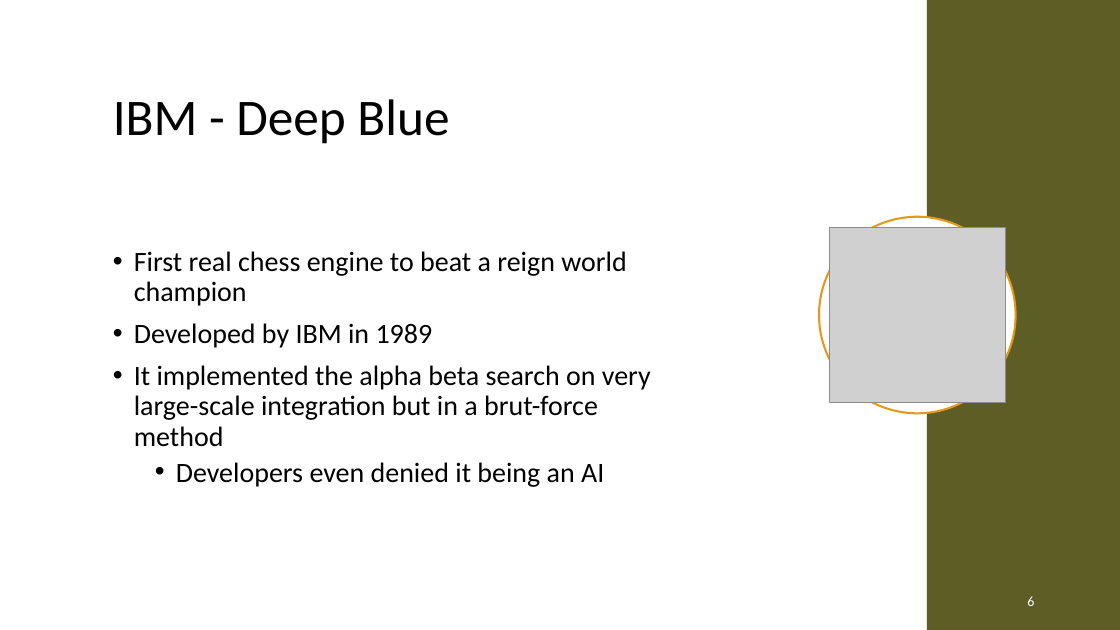
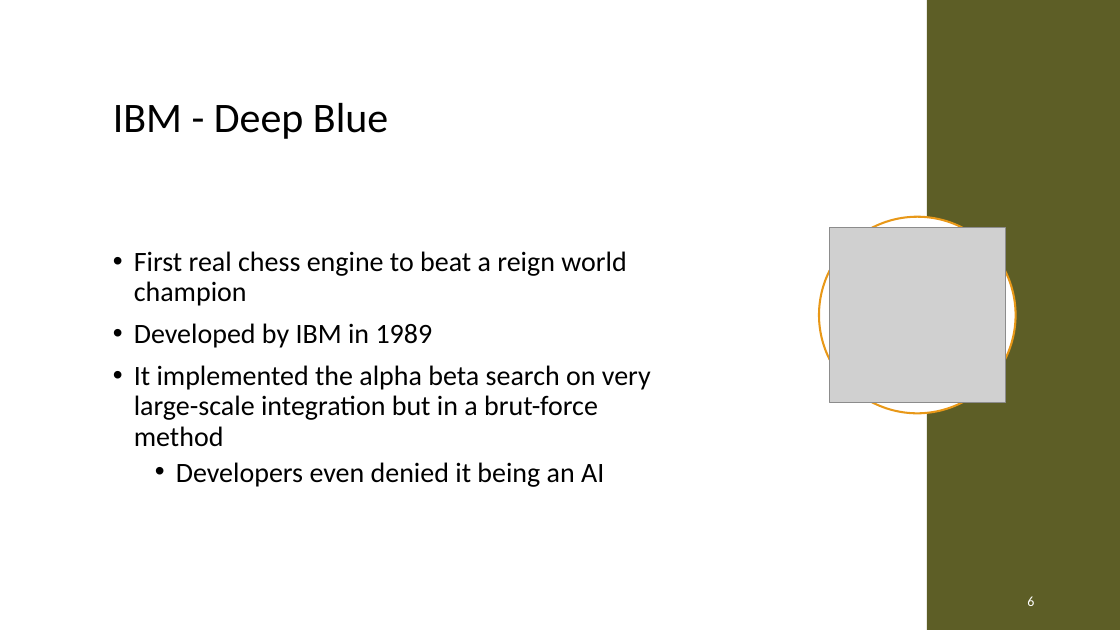
Before and after one commit to Brebeck-Jan/chessmaster, a slide deck: slide 6 of Präsentationen/Zwischen_Präse/Chessmaster_Zwischenpräsentation_Andreas_Jan_Niklas_Thorsten.pptx. Drawn at 1120x630 pixels with LibreOffice and Linux fonts; fonts in the diff are those of the drawing; grey boxes stand for pictures. Boxes give left, top, right and bottom in pixels: in the first picture for what was removed or moved away, otherwise in the second. Text is boxed around its words. In the diff, an @@ line names an element or a change of style, - is before the commit and + after.

```diff
--- a/Präsentationen/Zwischen_Präse/Chessmaster_Zwischenpräsentation_Andreas_Jan_Niklas_Thorsten.pptx
+++ b/Präsentationen/Zwischen_Präse/Chessmaster_Zwischenpräsentation_Andreas_Jan_Niklas_Thorsten.pptx
@@ title "IBM - Deep Blue" at [113,103,388,139]: size 44 to 36 pt @@
```
Also in this commit, not shown: 2 other slides changed.
